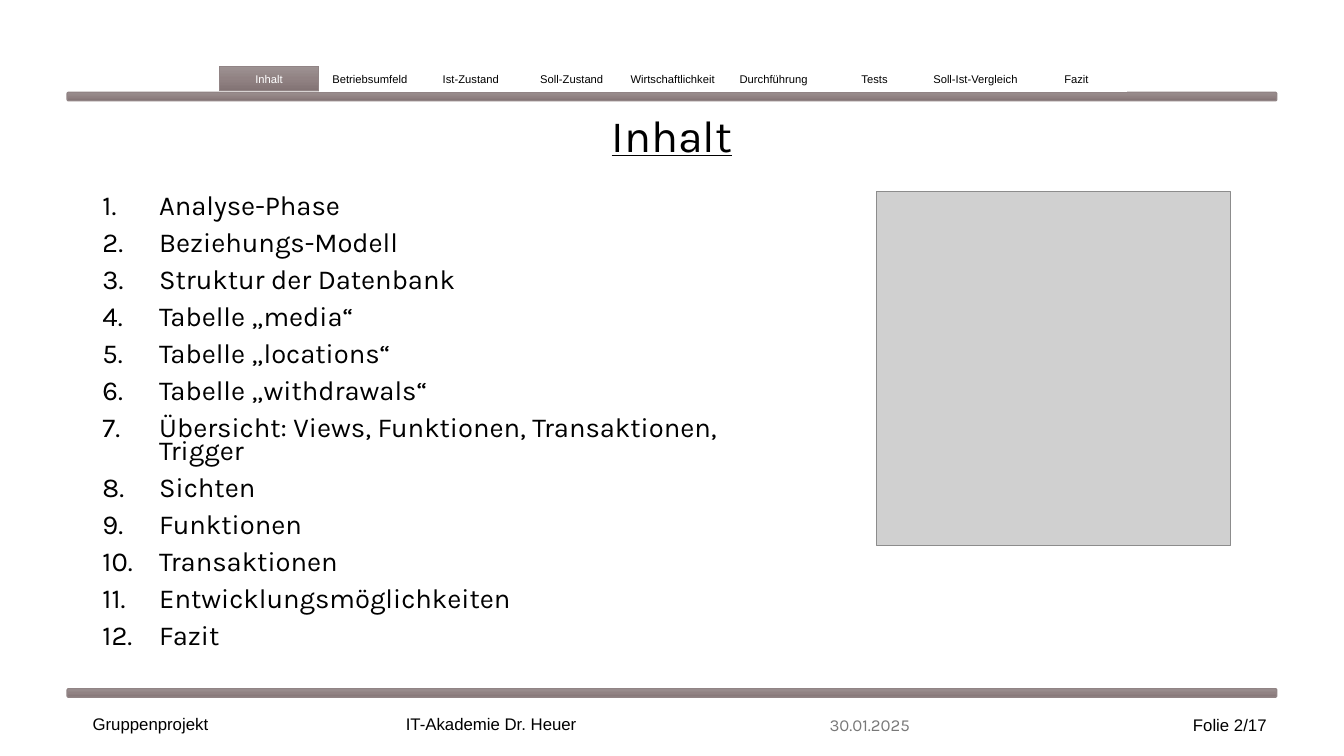
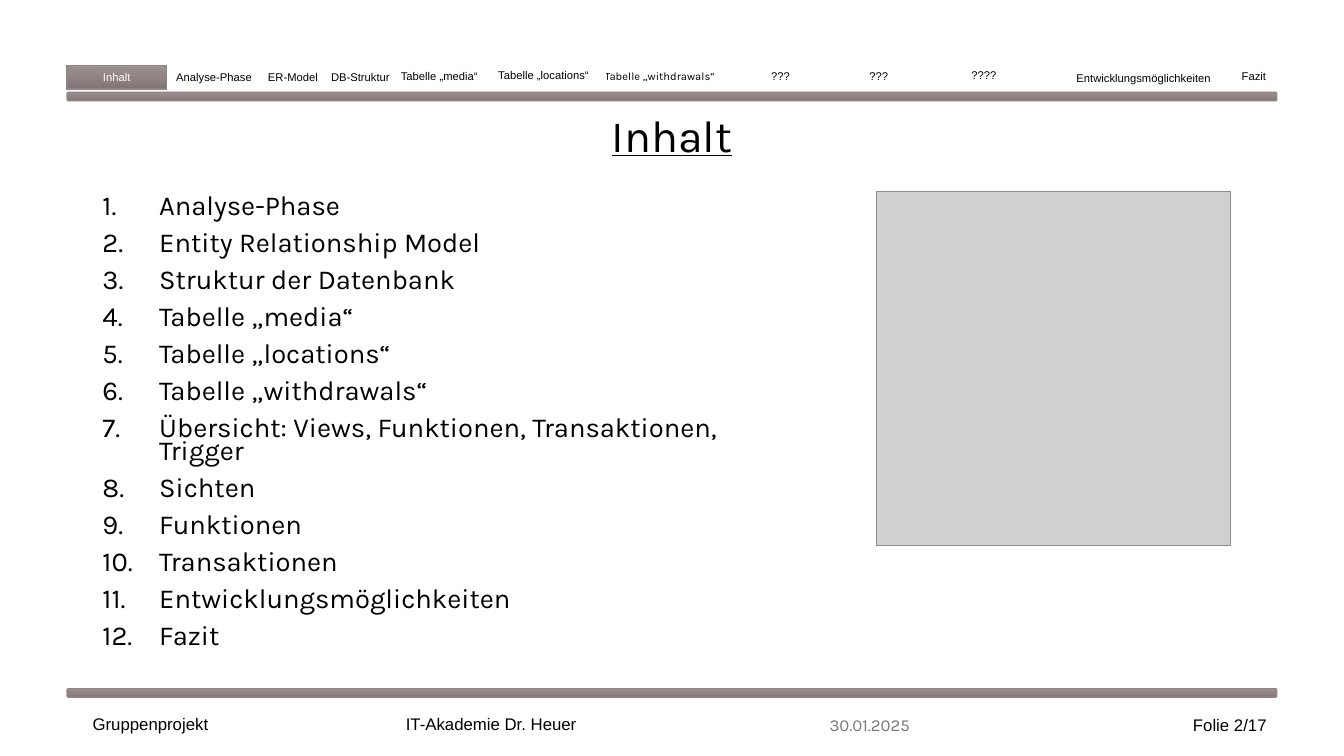
Before and after one commit to EkaterinaShmeleva/MediaManagementSystem, a slide deck: slide 2 of Medienverwaltungsdatenbank Gruppe1.pptx. Drawn at 1344x756 pixels with LibreOffice and Linux fonts; fonts in the diff are those of the drawing; grey boxes stand for pictures. Boxes give left, top, right and bottom in pixels: in the first picture for what was removed or moved away, otherwise in the second. Text is boxed around its words. In the diff, an @@ line names an element or a change of style, - is before the commit and + after.

```diff
--- a/Medienverwaltungsdatenbank Gruppe1.pptx
+++ b/Medienverwaltungsdatenbank Gruppe1.pptx
@@ rectangle "Inhalt" moved from (x1=220, y1=67, x2=319, y2=91) to (x1=68, y1=66, x2=166, y2=90) @@
@@ rectangle "Analyse-Phase" resized from (x1=321, y1=67, x2=419, y2=91) to (x1=168, y1=66, x2=260, y2=90) @@
@@ text in rectangle at (x1=176, y1=73, x2=251, y2=84): text changed @@
-Betriebsumfeld
+Analyse-Phase
@@ rectangle added at (x1=257, y1=66, x2=330, y2=90), fill #FFFFFF, outline #FFFFFF 1.5 pt, 8 pt, text #000000 @@
+ER-Model
@@ rectangle added at (x1=324, y1=66, x2=398, y2=90), fill #FFFFFF, outline #FFFFFF 1.5 pt, 8 pt, text #000000 @@
+DB-Struktur
@@ rectangle "Tabelle „media“" resized from (x1=421, y1=67, x2=520, y2=91) to (x1=393, y1=63, x2=485, y2=89) @@
@@ text in rectangle at (x1=401, y1=72, x2=478, y2=82): text changed @@
-Ist-Zustand
+Tabelle „media“
@@ rectangle "Tabelle „locations“" resized from (x1=522, y1=67, x2=621, y2=91) to (x1=483, y1=62, x2=605, y2=89) @@
@@ text in rectangle at (x1=498, y1=71, x2=589, y2=81): text changed @@
-Soll-Zustand
+Tabelle „locations“
@@ rectangle "Tabelle „withdrawals“" resized from (x1=623, y1=67, x2=722, y2=91) to (x1=569, y1=63, x2=753, y2=90) @@
@@ text in rectangle at (x1=605, y1=72, x2=715, y2=81): text changed; font Arial to Karla @@
-Wirtschaftlichkeit
+Tabelle „withdrawals“
@@ rectangle "???" moved from (x1=724, y1=67, x2=823, y2=91) to (x1=731, y1=65, x2=830, y2=89) @@
@@ text in rectangle at (x1=740, y1=75, x2=808, y2=85): text changed @@
-Durchführung
+???
@@ rectangle "???" moved from (x1=825, y1=67, x2=924, y2=91) to (x1=830, y1=65, x2=929, y2=89) @@
@@ text in rectangle at (x1=861, y1=75, x2=887, y2=83): text changed @@
-Tests
+???
@@ text in rectangle at (x1=933, y1=75, x2=1017, y2=85): text changed @@
-Soll-Ist-Vergleich
+????
@@ rectangle "????" moved from (x1=927, y1=67, x2=1025, y2=91) to (x1=935, y1=64, x2=1033, y2=88) @@
@@ rectangle added at (x1=1063, y1=67, x2=1226, y2=89), fill #FFFFFF, outline #FFFFFF 1.5 pt, 8 pt, text #000000 @@
+Entwicklungsmöglichkeiten
@@ rectangle "Fazit" moved from (x1=1027, y1=67, x2=1126, y2=91) to (x1=1205, y1=65, x2=1304, y2=89) @@
@@ text at (x1=159, y1=233, x2=480, y2=259): text changed @@
-2. Beziehungs-Modell
+2. Entity Relationship Model
```
Also in this commit, not shown: 1 other slide changed.
